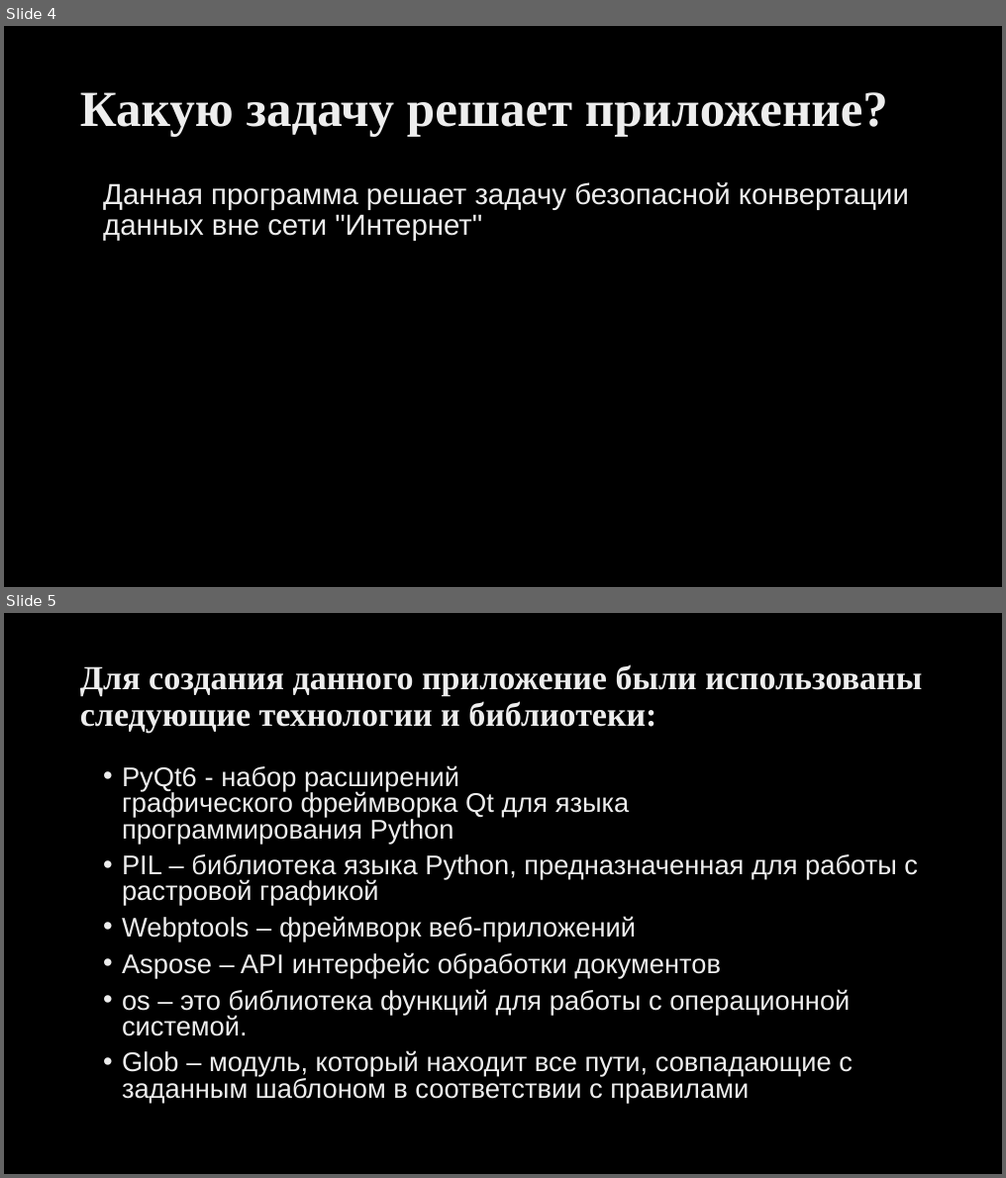
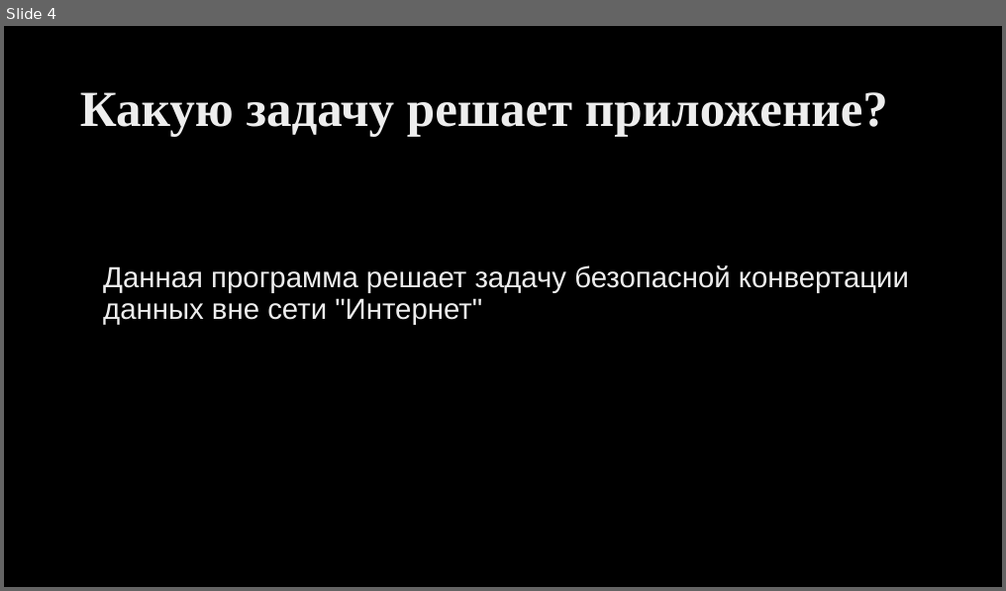
Before and after one commit to Concroach/Converter, a slide deck: Презентация Конвертер форматов изображений.pptx. Shown one above the other, each under a label of ours: slides 4 and 5 before the commit, slide 4 after it. The pictures are 1006x1178 and 1006x591 pixels, drawn with LibreOffice and Linux fonts; fonts in the diff are those of the drawing; background and template pictures are left out. Boxes give left, top, right and bottom in pixels: in the first picture for what was removed or moved away, otherwise in the second. Text is boxed around its words. In the diff, an @@ line names an element or a change of style, - is before the commit and + after.

```diff
--- a/Презентация Конвертер форматов изображений.pptx
+++ b/Презентация Конвертер форматов изображений.pptx
@@ slide 5 removed at (4,613,1002,1174), background picture (left out) @@
@@ title removed at (80,664,922,733) @@
-Для создания данного приложение были использованы следующие технологии и библиотеки:
@@ text removed at (122,765,918,1102) @@
-• PyQt6 - набор расширений графического фреймворка Qt для языка программирования Python
-• PIL – библиотека языка Python, предназначенная для работы с растровой графикой
-• Webptools – фреймворк веб-приложений
-• Aspose – API интерфейс обработки документов
-• os – это библиотека функций для работы с операционной системой.
-• Glob – модуль, который находит все пути, совпадающие с заданным шаблоном в соответствии с правилами
@@ slide 4 changed as well @@
@@ text "Данная программа решает задачу безопасной ...": place and size @@
-text "Данная программа решает задачу безопасной ..." at (103,182,909,241)
+text "Данная программа решает задачу безопасной ..." at (103,266,909,325)
@@ text "Данная программа решает задачу безопасной ..." at (103,266,909,325): text colour gradient #DEDEDE to #EDEDED to #FFFFFF to gradient #BFBFBF to #EDEDED to #FFFFFF @@
```
Also in this commit, not shown: 3 other slides changed, 2 slides added, 1 other slide removed.
